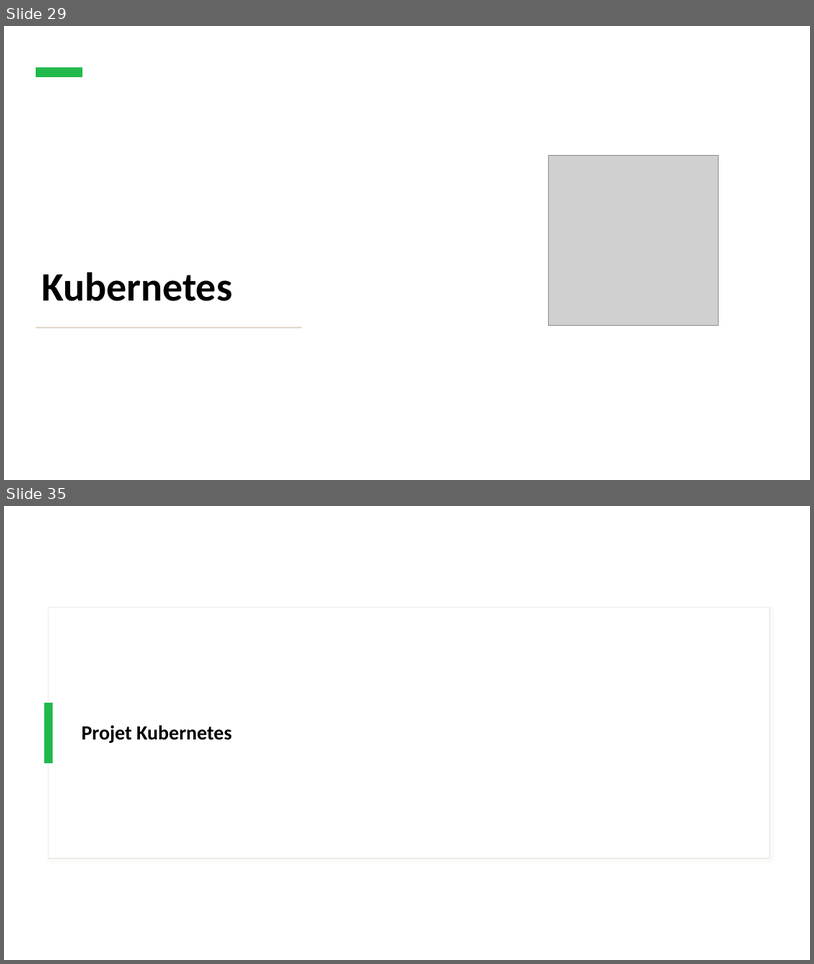
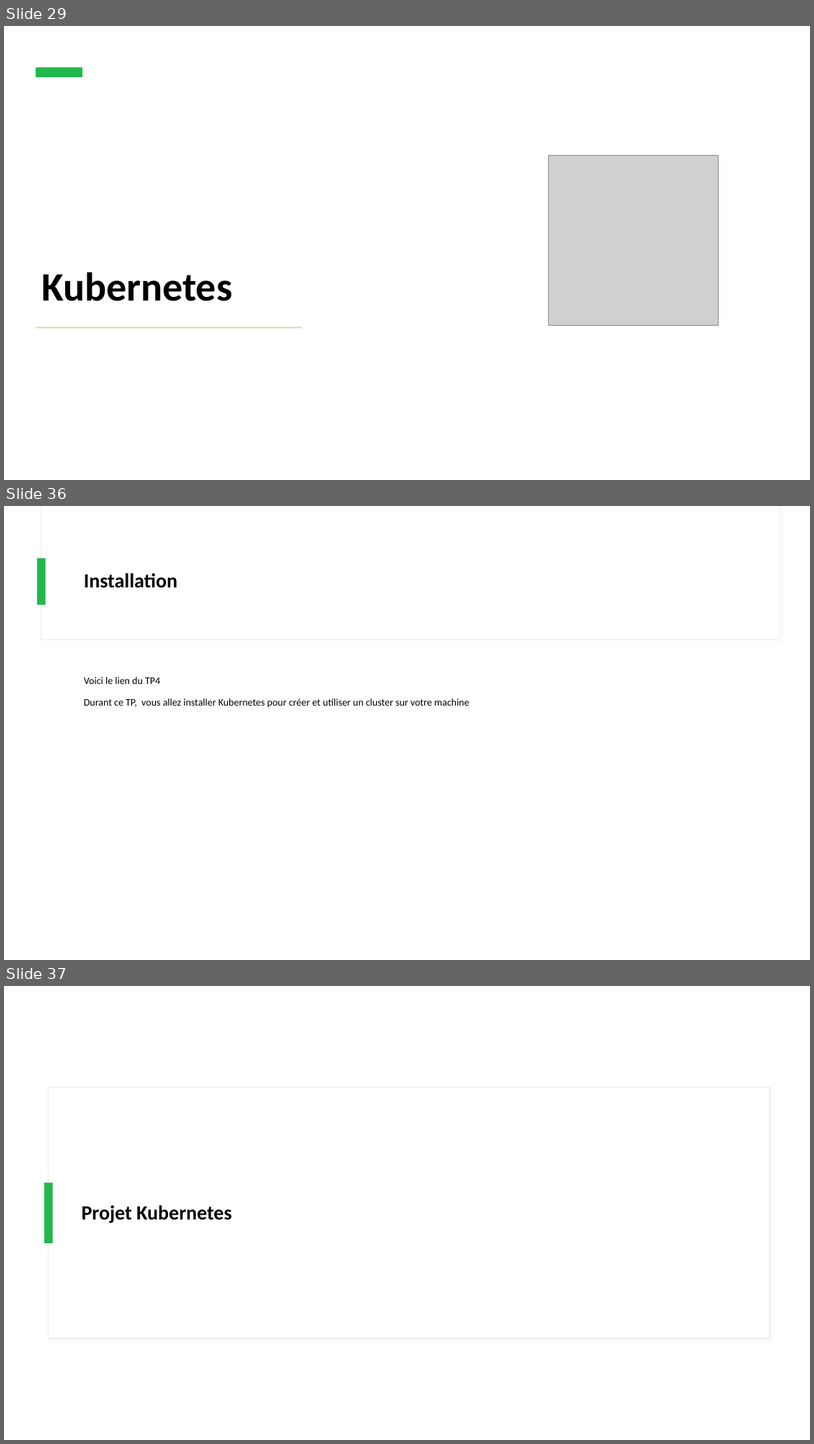
Before and after one commit to IPSSIASIDEV2/Jedy-DockerKubernetes-Formation, a slide deck: Cours/Cours.pptx. Shown one above the other, each under a label of ours: slides 29 and 35 before the commit, slides 29, 36 and 37 after it; the slides between them are not shown. The pictures are 814x964 and 814x1444 pixels, drawn with LibreOffice and Linux fonts; fonts in the diff are those of the drawing; grey boxes stand for pictures. Boxes give left, top, right and bottom in pixels: in the first picture for what was removed or moved away, otherwise in the second. Text is boxed around its words. In the diff, an @@ line names an element or a change of style, - is before the commit and + after.

```diff
--- a/Cours/Cours.pptx
+++ b/Cours/Cours.pptx
@@ slide 36 added at [4, 506, 810, 960], background #FFFFFF @@
@@ rectangle added at [41, 506, 779, 640], fill #FFFFFF, outline #F0ECE5 0.75 pt @@
@@ rectangle added at [41, 506, 779, 639], fill #FFFFFF @@
@@ rectangle added at [37, 558, 46, 605], fill #21B94B @@
@@ title added at [84, 573, 178, 588], 24 pt, text #000000, bold @@
+Installation
@@ text added at [84, 677, 470, 708], 12 pt, text #000000 @@
+Voici le lien du TP4
+Durant ce TP, vous allez installer Kubernetes pour créer et utiliser un cluster sur votre machine
@@ what was slide 35 is now slide 37 @@
```
Also in this commit, not shown: 1 slide changed, 5 other slides added, 4 slides removed, 8 other files.
